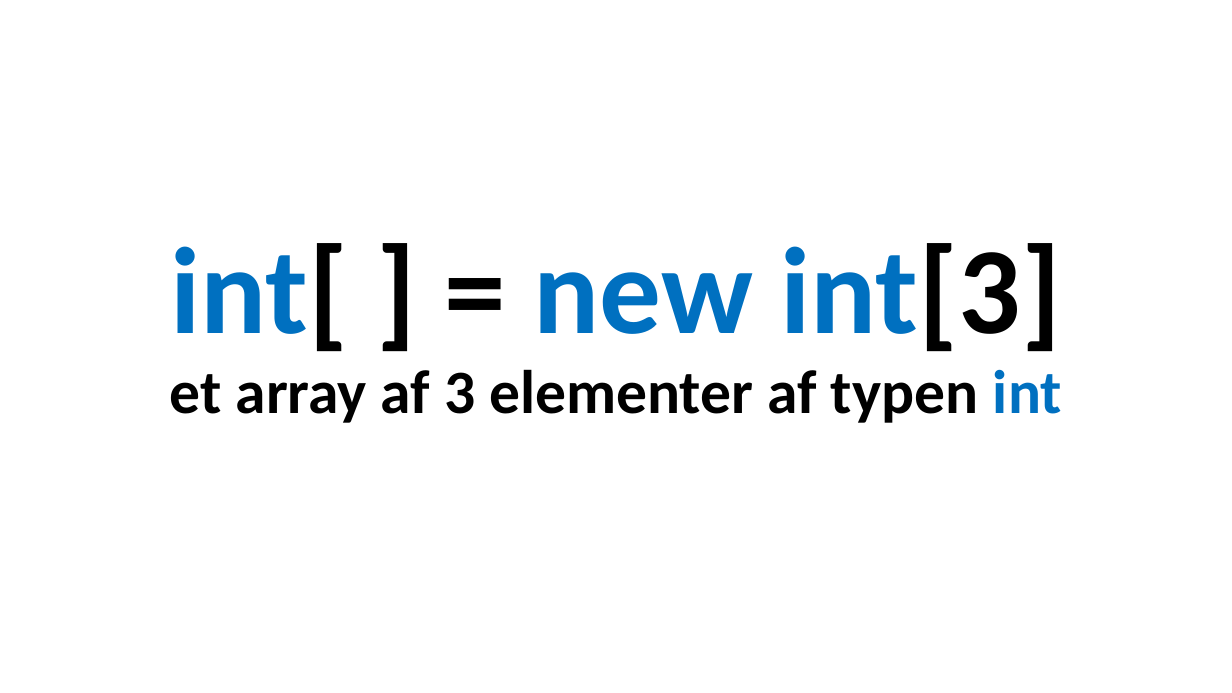
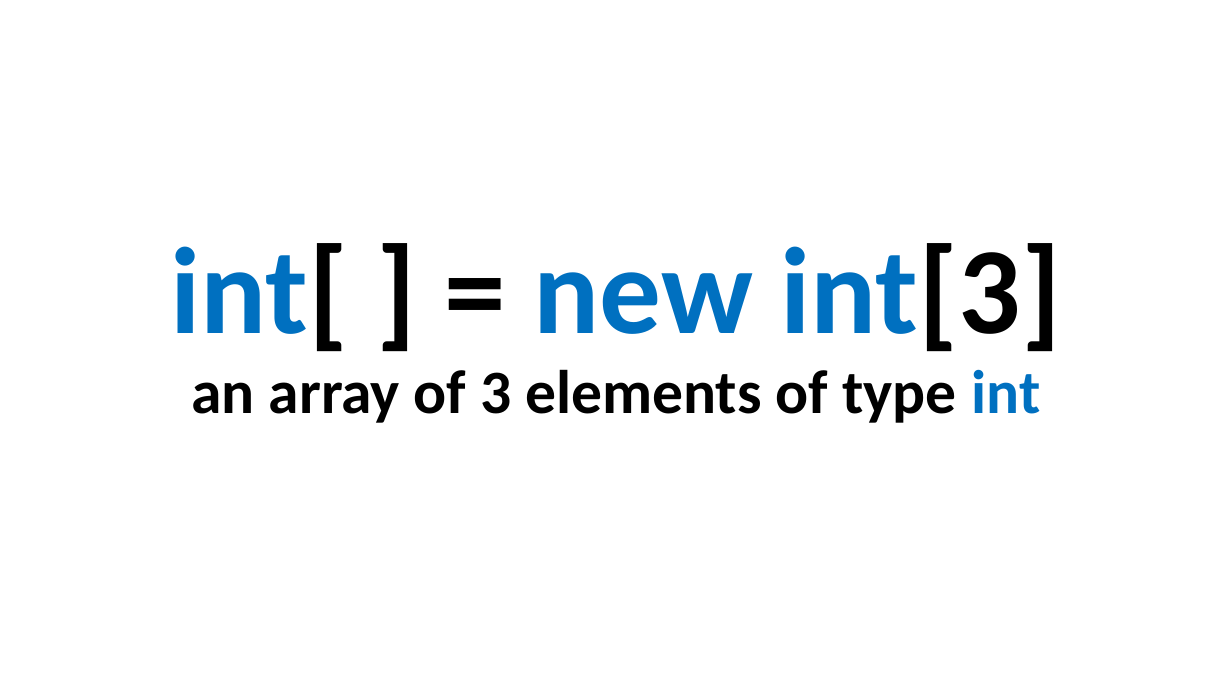
Before and after one commit to perl-easj/Teaching-materials, a slide deck: slide 9 of CSharpProgramming/Presentations/ProgPartII/Lists.pptx. Drawn at 1232x693 pixels with LibreOffice and Linux fonts; fonts in the diff are those of the drawing. Boxes give left, top, right and bottom in pixels: in the first picture for what was removed or moved away, otherwise in the second. Text is boxed around its words. In the diff, an @@ line names an element or a change of style, - is before the commit and + after.

```diff
--- a/CSharpProgramming/Presentations/ProgPartII/Lists.pptx
+++ b/CSharpProgramming/Presentations/ProgPartII/Lists.pptx
@@ title at (171, 243, 1061, 423): text changed @@
-int[ ] = new int[3]
-et array af 3 elementer af typen int
+int[ ] = new int[3]
+an array of 3 elements of type int
```
Also in this commit, not shown: 19 other slides changed, 9 other files.
